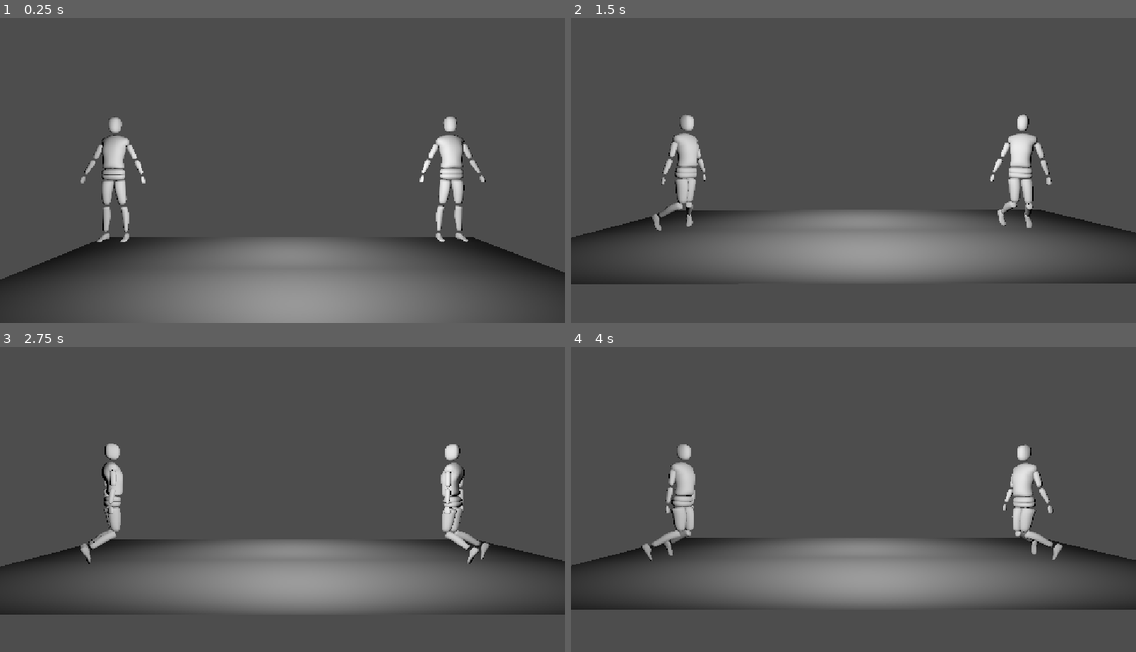
Above: before the commit, frames 1-4 (two rows, left to right).
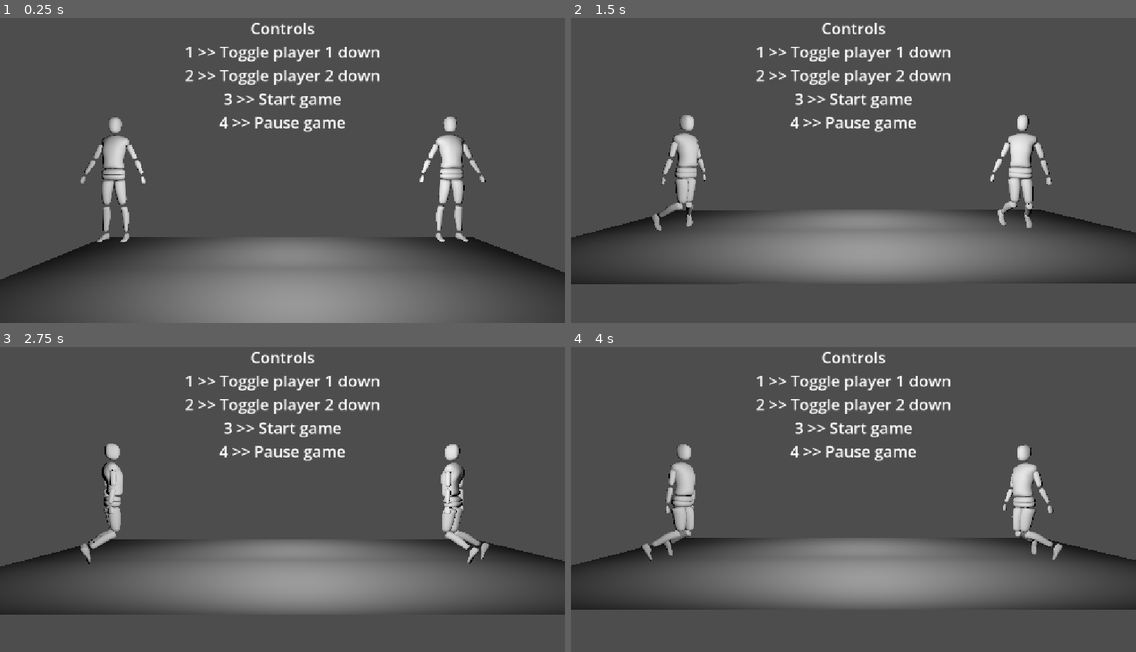
Above: after the commit, the same moments.

Repository: The-MEDINA/SNAP-back
Game: Godot game, scene res://Scenes/controlsTesting.tscn
The game is run twice, just before and just after one commit, with the same random seed, the same clock (stepped at 60 frames per second) and the same inputs. This scene is started directly instead of the project's main scene.
Inputs:
- Up to frame 1 (0.25 s): no input
- Up to frame 2 (1.5 s): hold D (LeftThumbstickRight) 0.53-1.28 s; hold 1 (DebugPlayer1Down) from 1.28 s (still down)
- Up to frame 3 (2.75 s): release 1 (DebugPlayer1Down) at 2.03 s; hold D (LeftThumbstickRight) from 2.03 s (still down)
- Up to frame 4 (4 s): release D (LeftThumbstickRight) at 2.78 s; hold W (LeftThumbstickUp) 2.78-3.53 s; hold S (LeftThumbstickDown) from 3.53 s (still down)

The runs differ from the first frame. In frame 1, 2.1% of the frame differs, in the area x 32-68%, y 1-38%; in frame 2, 2.1%; in frame 3, 2.1%; in frame 4, 2.1%.

Commit message:
Output of state machine visible on screen

Diff:
--- a/snap-back/Scenes/controlsTesting.tscn
+++ b/snap-back/Scenes/controlsTesting.tscn
@@ -13,8 +13,9 @@
 
 [sub_resource type="PlaneMesh" id="PlaneMesh_1ohda"]
 
-[node name="ControlsTesting" type="Node3D" unique_id=1011487555]
+[node name="ControlsTesting" type="Node3D" unique_id=1011487555 node_paths=PackedStringArray("debugLabel")]
 script = ExtResource("1_m2lay")
+debugLabel = NodePath("Camera3D/DebugLabel")
 
 [node name="Camera3D" type="Camera3D" parent="." unique_id=1019244076 node_paths=PackedStringArray("object1", "object2", "cameraBounds")]
 transform = Transform3D(1, 0, 0, 0, 1, 0, 0, 0, 1, 0, 0.35800695, 0.996895)
@@ -23,6 +24,14 @@
 object1 = NodePath("../Character/Top")
 object2 = NodePath("../Character2/Top")
 cameraBounds = NodePath("../CameraBounds")
+
+[node name="DebugLabel" type="Label" parent="Camera3D" unique_id=109217037]
+offset_left = 22.0
+offset_top = 23.0
+offset_right = 1131.0
+offset_bottom = 627.0
+theme_override_font_sizes/font_size = 32
+horizontal_alignment = 1
 
 [node name="CameraBounds" type="MeshInstance3D" parent="." unique_id=635781397]
 transform = Transform3D(54.100666, 0, 0, 0, 10.345334, 0, 0, 0, 29.819696, 0, 0, 0)
--- a/snap-back/Scripts/gameStateMachine.gd
+++ b/snap-back/Scripts/gameStateMachine.gd
@@ -9,6 +9,7 @@
 	GAME_OVER,
 	PAUSED
 }
+@export var debugLabel: Label
 var currentState: GameState
 var resumeState: GameState
 
@@ -36,6 +37,7 @@
 func _ready() -> void:
 	currentState = GameState.GAME_WAITING
 	print('Controls\n1 >> Toggle player 1 down\n2 >> Toggle player 2 down\n3 >> Start game\n4 >> Pause game')
+	debugLabel.text = 'Controls\n1 >> Toggle player 1 down\n2 >> Toggle player 2 down\n3 >> Start game\n4 >> Pause game'
 	return
 
 # On every frame, runs global function, then function specific to current state
@@ -72,6 +74,7 @@
 	if paused && currentState != GameState.PAUSED:
 		resumeState = currentState
 		currentState = GameState.PAUSED
+		PhysicsServer3D.set_active(false)
 	return
 
 # Logic while waiting for the game to begin
@@ -88,8 +91,10 @@
 		gameCountdownTimer = 0.0
 		currentState = GameState.GAME
 		print('Game started!')
+		debugLabel.text = 'Game started!'
 		return
 	print('Game Countdown: ' + str(snappedf(gameCountdownTimer, 0.1)))
+	debugLabel.text = 'Game Countdown: ' + str(snappedf(gameCountdownTimer, 0.1))
 	return
 
 # Core game logic
@@ -100,6 +105,7 @@
 		currentState = GameState.PLAYER_DOWN
 		return
 	print('Main game state! P1 outs: ' + str(player1Outs) + ' || P2 outs: ' + str(player2Outs))
+	debugLabel.text = 'Main game state! P1 outs: ' + str(player1Outs) + ' || P2 outs: ' + str(player2Outs)
 	return
 
 # Logic for when at least 1 player is split
@@ -110,6 +116,7 @@
 		player2Timer = _getPlayerTimer(player2Outs)
 		lastPlayerDown = 0
 		print('Both players down!')
+		debugLabel.text = 'Both players down!'
 		return
 	# Player 1 timer
 	if player1Down:
@@ -122,6 +129,7 @@
 			currentState = GameState.GAME_OVER
 			return
 		print('Player 1 timer: ' + str(snappedf(player1Timer, 0.1)) + ' (Outs: ' + str(player1Outs) + ')')
+		debugLabel.text = 'Player 1 timer: ' + str(snappedf(player1Timer, 0.1)) + ' (Outs: ' + str(player1Outs) + ')'
 		return
 	# Player 2 timer
 	if player2Down:
@@ -134,6 +142,7 @@
 			currentState = GameState.GAME_OVER
 			return
 		print('Player 2 timer: ' + str(snappedf(player2Timer, 0.1)) + ' (Outs: ' + str(player2Outs) + ')')
+		debugLabel.text = 'Player 2 timer: ' + str(snappedf(player2Timer, 0.1)) + ' (Outs: ' + str(player2Outs) + ')'
 		return
 	# Nobody is down, add out to last player to reconnect. If both players reconnect on the same frame, no outs are added. Then resume game
 	if lastPlayerDown == 1:
@@ -146,14 +155,17 @@
 # Logic for the game being over
 func _gameOver() -> void:
 	print('Game over! Player ' + ('ONE' if player1Win else 'TWO') + ' wins!')
+	debugLabel.text = 'Game over! Player ' + ('ONE' if player1Win else 'TWO') + ' wins!'
 	return
 
 # Logic when the game is paused (waits until unpaused to resume)
 func _paused() -> void:
 	if !paused:
 		currentState = resumeState
+		PhysicsServer3D.set_active(true)
 		return
 	print('Game paused')
+	debugLabel.text = 'Game paused'
 	return
 
 # Shortcut to get total timer for player
